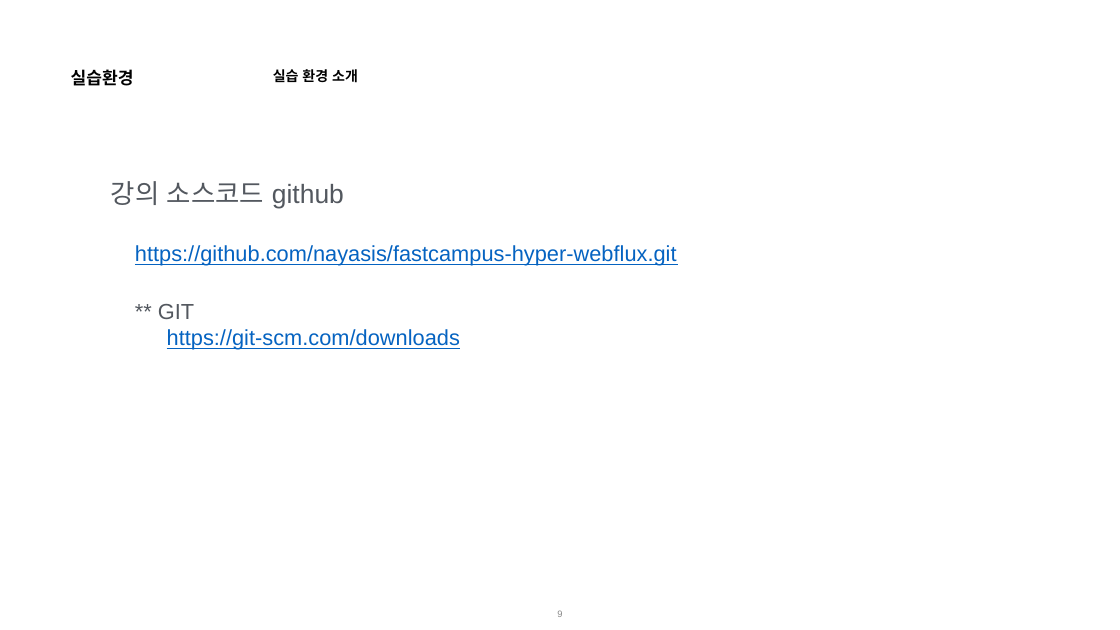
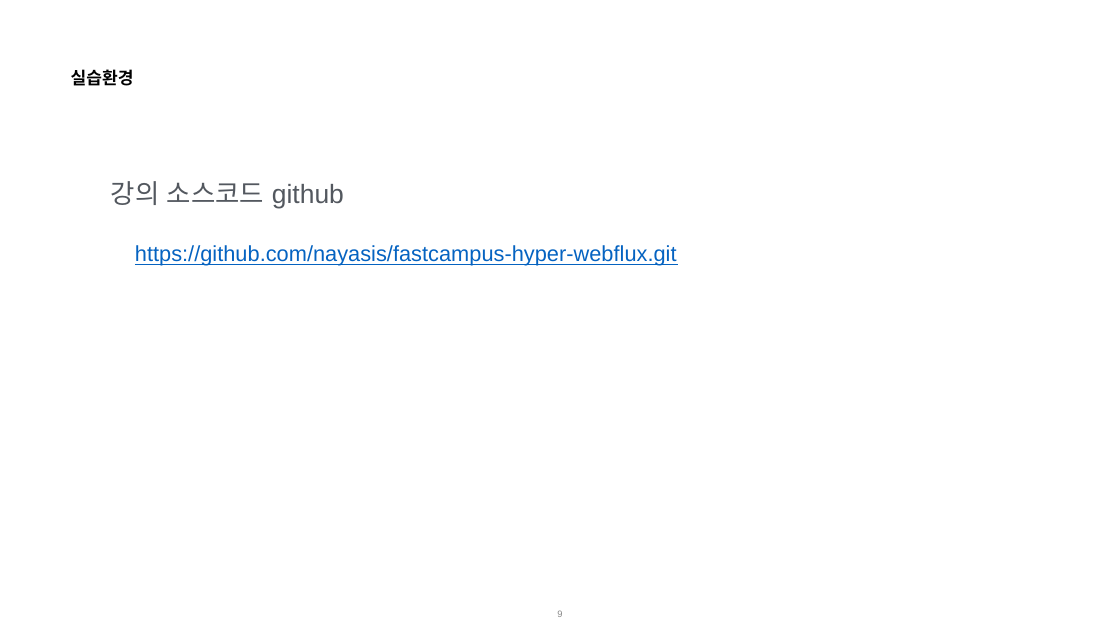
Before and after one commit to nayasis/fastcampus-hyper-webflux, a slide deck: slide 9 of 99.ppt/[Ch4-1. 비동기 서비스 소개] 1-1. 강의개요.pptx. Drawn at 1120x630 pixels with LibreOffice and Linux fonts; fonts in the diff are those of the drawing; background and template pictures are left out. Boxes give left, top, right and bottom in pixels: in the first picture for what was removed or moved away, otherwise in the second. Text is boxed around its words. In the diff, an @@ line names an element or a change of style, - is before the commit and + after.

```diff
--- a/99.ppt/[Ch4-1. 비동기 서비스 소개] 1-1. 강의개요.pptx
+++ b/99.ppt/[Ch4-1. 비동기 서비스 소개] 1-1. 강의개요.pptx
@@ text removed at [273,69,358,83] @@
-실습 환경 소개
@@ text at [158,304,460,350]: paragraphs removed @@
-** GIT
-  https://git-scm.com/downloads
```
Also in this commit, not shown: 2 other slides changed, 1 other file.
